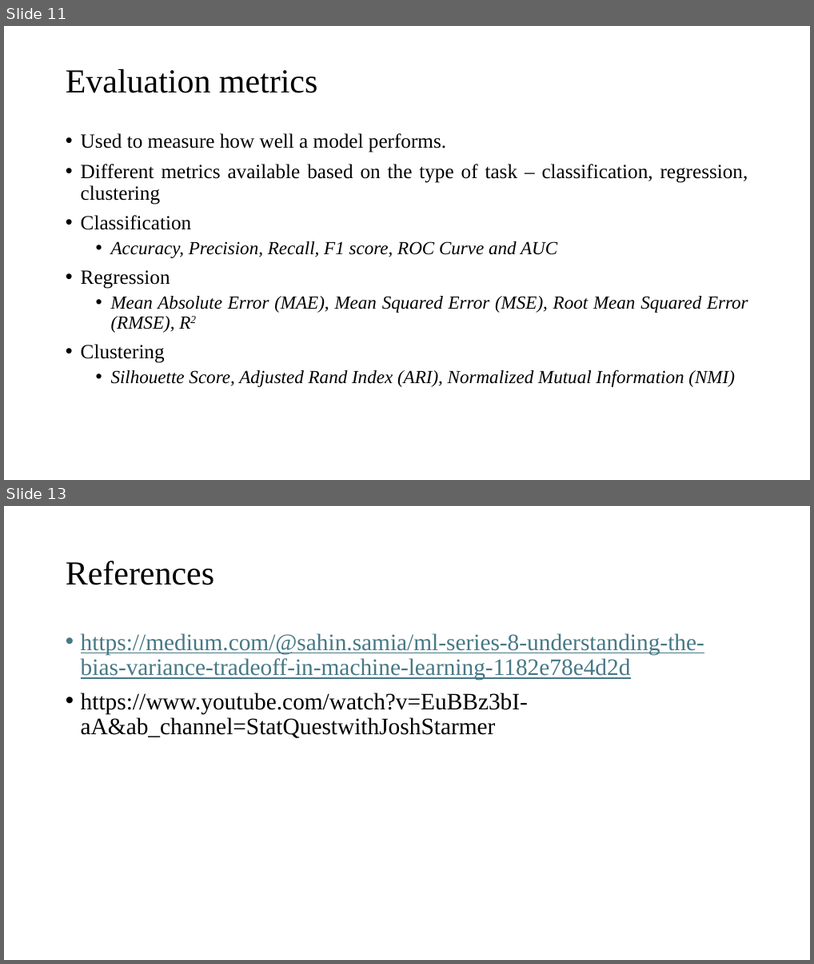
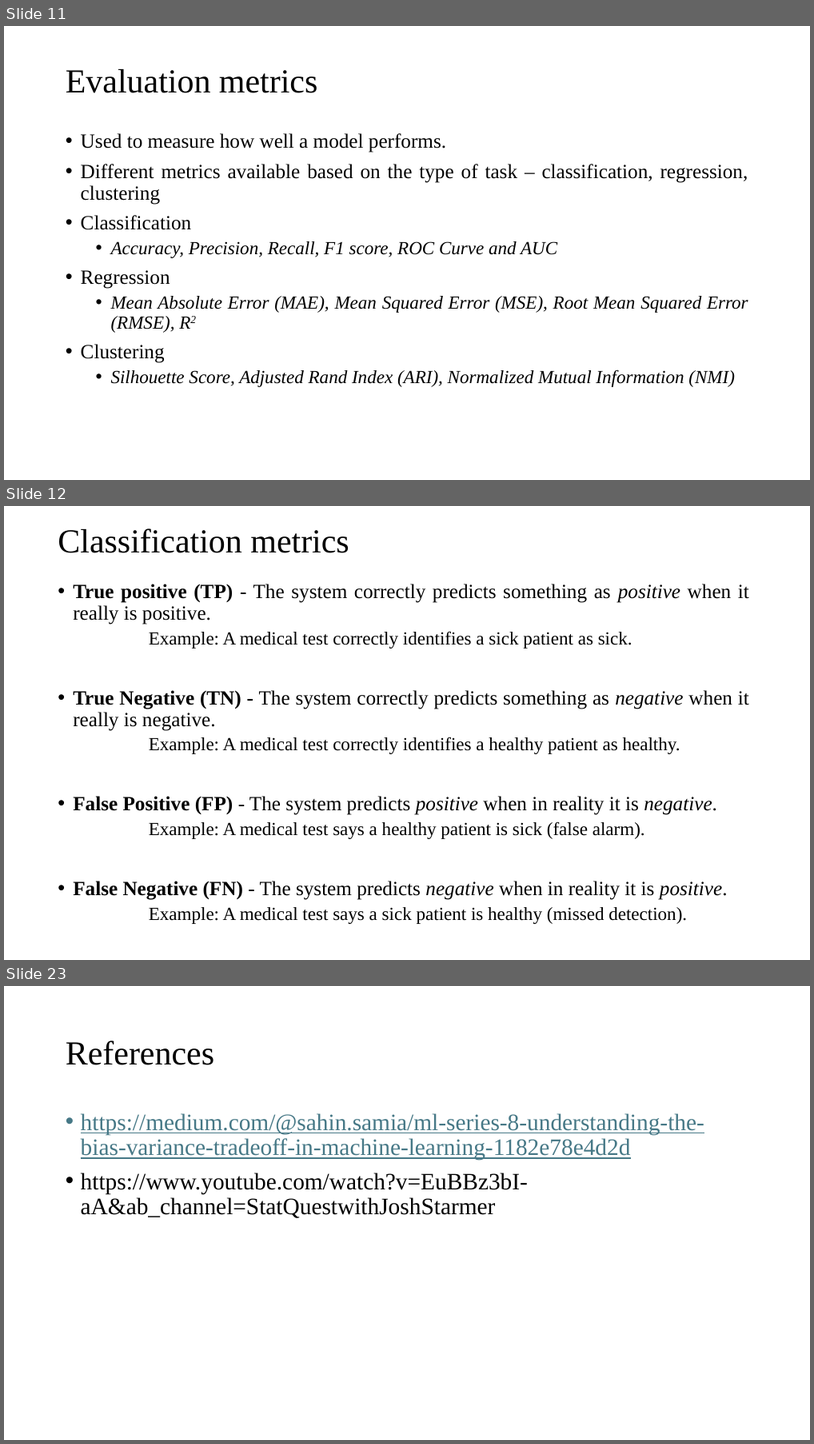
Before and after one commit to gurungdipen/ML_2025, a slide deck: Module 1/Performance evaluation.pptx. Shown one above the other, each under a label of ours: slides 11 and 13 before the commit, slides 11, 12 and 23 after it; the slides between them are not shown. The pictures are 814x964 and 814x1444 pixels, drawn with LibreOffice and Linux fonts; fonts in the diff are those of the drawing. Boxes give left, top, right and bottom in pixels: in the first picture for what was removed or moved away, otherwise in the second. Text is boxed around its words. In the diff, an @@ line names an element or a change of style, - is before the commit and + after.

Commit message:
update

```diff
--- a/Module 1/Performance evaluation.pptx
+++ b/Module 1/Performance evaluation.pptx
@@ slide 12 added at box(4, 506, 810, 960), background #FFFFFF @@
@@ title added at box(58, 528, 349, 553), 40 pt, text #000000 @@
+Classification metrics
@@ text added at box(73, 584, 750, 924), 24 pt, text #000000 @@
+• True positive (TP) - The system correctly predicts something as positive when it really is positive.
+  Example: A medical test correctly identifies a sick patient as sick.
+• True Negative (TN) - The system correctly predicts something as negative when it really is negative.
+  Example: A medical test correctly identifies a healthy patient as healthy.
+• False Positive (FP) - The system predicts positive when in reality it is negative.
+  Example: A medical test says a healthy patient is sick (false alarm).
+• False Negative (FN) - The system predicts negative when in reality it is positive.
+  Example: A medical test says a sick patient is healthy (missed detection).
@@ what was slide 13 is now slide 23 @@
```
Also in this commit, not shown: 10 other slides added, 1 slide removed.
